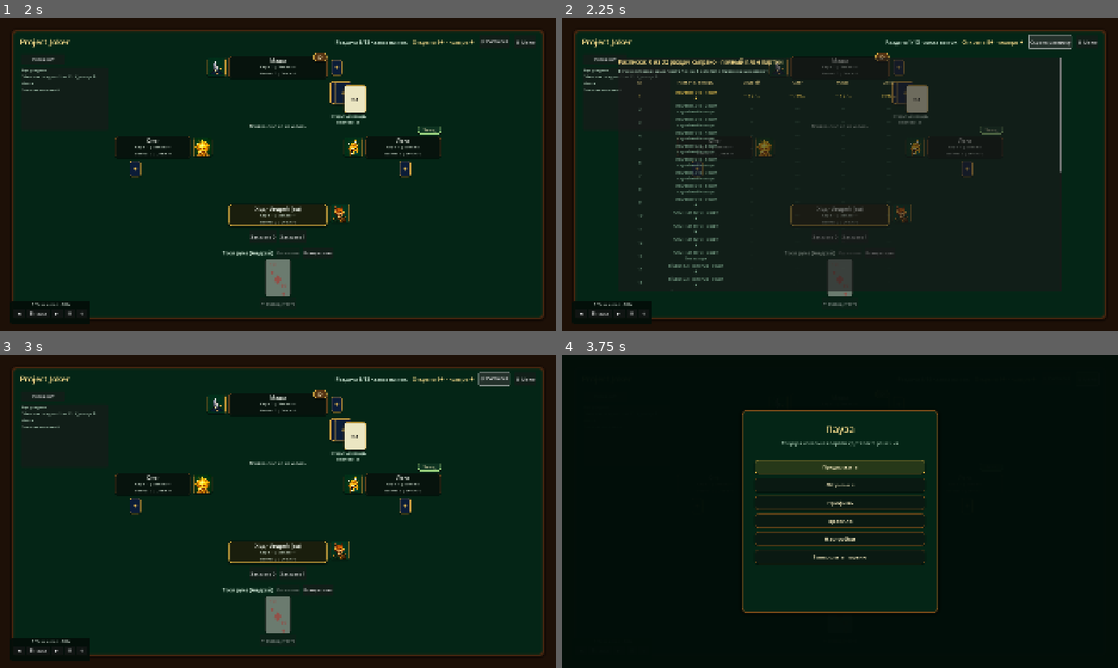
Above: before the commit, frames 1-4 (two rows, left to right).
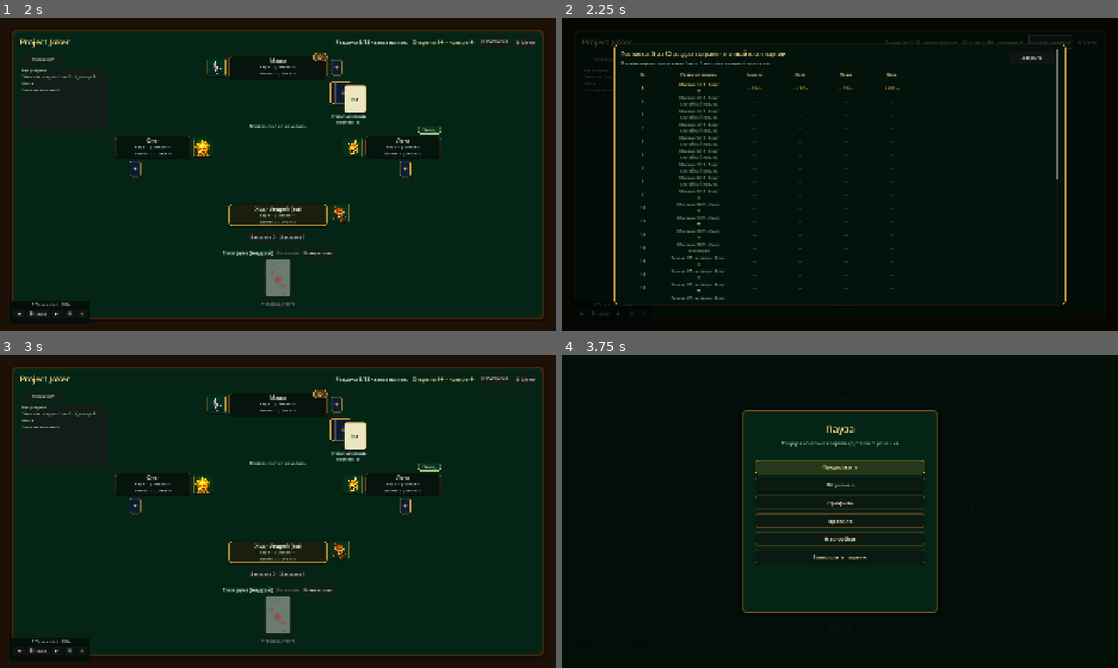
Above: after the commit, the same moments.

Repository: tv-bidosya/project-joker
Game: Godot game, scene res://Scenes/main.tscn
Same seed, same stepped clock (60 frames per second), same inputs: the game is played once before the commit and once after it.
Inputs:
- Up to frame 1 (2 s): click "Новая партия" at 0.5 s; click "Начать партию" at 1.25 s
- Up to frame 2 (2.25 s): click "📋 Расписка" at 2 s
- Up to frame 3 (3 s): click "Скрыть расписку" (after the commit: "Закрыть") at 2.75 s
- Up to frame 4 (3.75 s): click "☰ Меню" at 3.5 s

Frame 1 is identical in both runs. In frame 2, 26% of the frame differs, in the area x 2-98%, y 3-97%; in frame 3, less than 0.1%; in frame 4, nothing differs.

Commit message:
feat: present score sheet in readable modal

Diff:
--- a/Scripts/core/GameManager.gd
+++ b/Scripts/core/GameManager.gd
@@ -190,6 +190,8 @@
 var music_popup_next_page_button: Button
 var music_popup_page_label: Label
 var music_popup_playlist_container: VBoxContainer
+var score_sheet_backdrop: ColorRect
+var score_sheet_close_button: Button
 var tutorial_panel: PanelContainer
 var tutorial_title_label: Label
 var tutorial_text_label: Label
@@ -209,6 +211,7 @@
 	_run_session_save_checks()
 	_load_persistent_settings()
 	_create_table_visual_styles()
+	_create_score_sheet_overlay()
 	_create_player_panels()
 	_create_player_avatar_badges()
 	_create_trick_slots()
@@ -259,6 +262,40 @@
 	lead_marker_style = _create_flat_style(Color(0.055, 0.2, 0.13, 1.0), Color(0.64, 0.86, 0.52, 1.0), 1, 8, 2)
 	avatar_badge_style = _create_flat_style(Color(0.04, 0.1, 0.07, 1.0), Color(0.75, 0.58, 0.2, 1.0), 2, 6, 2)
 	music_player_panel.add_theme_stylebox_override("panel", _create_flat_style(Color(0.012, 0.055, 0.034, 0.94), Color(0.38, 0.255, 0.11, 0.0), 0, 6, 0))
+
+
+func _create_score_sheet_overlay() -> void:
+	score_sheet_backdrop = ColorRect.new()
+	score_sheet_backdrop.name = "ScoreSheetBackdrop"
+	score_sheet_backdrop.color = Color(0.002, 0.012, 0.008, 0.74)
+	score_sheet_backdrop.mouse_filter = Control.MOUSE_FILTER_STOP
+	score_sheet_backdrop.z_index = 94
+	score_sheet_backdrop.visible = false
+	score_sheet_backdrop.set_anchors_and_offsets_preset(Control.PRESET_FULL_RECT)
+	add_child(score_sheet_backdrop)
+
+	# Расписка открывается отдельным плотным окном поверх стола,
+	# чтобы таблицу можно было спокойно прочитать в любой момент партии.
+	score_sheet_panel.reparent(self)
+	score_sheet_panel.z_index = 95
+	var score_sheet_style: StyleBoxFlat = _create_flat_style(Color(0.012, 0.07, 0.045, 1.0), Color(0.78, 0.62, 0.24, 1.0), 3, 14, 10)
+	score_sheet_style.content_margin_left = 24.0
+	score_sheet_style.content_margin_top = 20.0
+	score_sheet_style.content_margin_right = 24.0
+	score_sheet_style.content_margin_bottom = 20.0
+	score_sheet_panel.add_theme_stylebox_override("panel", score_sheet_style)
+	_set_control_layout(score_sheet_panel, 0.5, 0.5, 0.5, 0.5, -780.0, -450.0, 780.0, 450.0)
+
+	score_sheet_close_button = Button.new()
+	score_sheet_close_button.name = "ScoreSheetCloseButton"
+	score_sheet_close_button.text = "Закрыть"
+	score_sheet_close_button.custom_minimum_size = Vector2(0.0, 38.0)
+	score_sheet_close_button.add_theme_font_size_override("font_size", 16)
+	score_sheet_close_button.z_index = 96
+	score_sheet_close_button.visible = false
+	_set_control_layout(score_sheet_close_button, 0.5, 0.5, 0.5, 0.5, 584.0, -426.0, 744.0, -382.0)
+	score_sheet_close_button.pressed.connect(_on_score_sheet_toggle_pressed)
+	add_child(score_sheet_close_button)
 
 
 func _create_flat_style(
@@ -3220,6 +3257,11 @@
 
 func _refresh_score_sheet() -> void:
 	score_sheet_panel.visible = is_score_sheet_visible
+	if is_instance_valid(score_sheet_backdrop):
+		score_sheet_backdrop.visible = is_score_sheet_visible
+	if is_instance_valid(score_sheet_close_button):
+		score_sheet_close_button.visible = is_score_sheet_visible
+		score_sheet_close_button.disabled = is_processing_automatic_actions
 	score_sheet_toggle_button.text = "Скрыть расписку" if is_score_sheet_visible else "📋 Расписка"
 	score_sheet_toggle_button.disabled = is_processing_automatic_actions
 	score_sheet_title.text = "Расписка: %d из %d раздач сыграно · полный план партии" % [round_history.size(), TOTAL_ROUND_COUNT]
Not shown, changed: README.md
